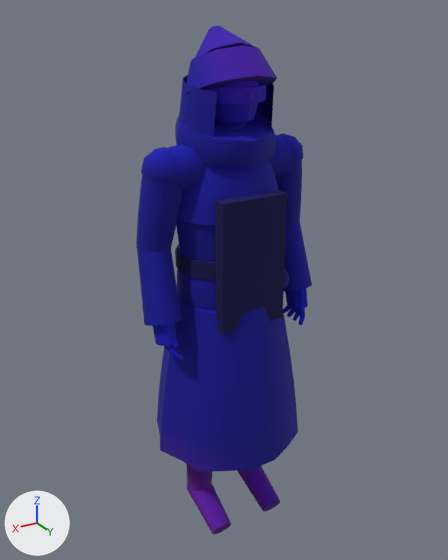
The glTF model assets/kit/skel_sister.glb, before and after one commit.
Before and after are seen from a 50 mm camera at (1.043, 1.721, 1.845) aimed at (-0.007, -0.029, 0.971). Lighting does not change. The marker at lower left points along +X, +Y and +Z. The first picture is the older version. Vertices at exactly the same position are counted once.

Objects in the first picture: 'sister'.
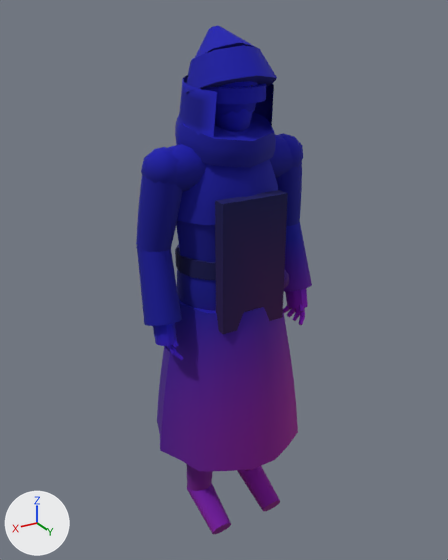
Changed parts and their boxes [x1, y1, x2, y2] in the pictures (448 x 560 px; the box of a moved part takes in the faces that stretch with it):
part 1 of me_sister, moved or reshaped
    before: [215, 81, 259, 127]
    after: [215, 81, 257, 131]
part 2 of me_sister, recoloured (blue to purple)
    both: [156, 26, 312, 534]

Diff of the bpy script that builds the scene:
```diff
--- a/assets/kit/skel_sister.glb.py
+++ b/assets/kit/skel_sister.glb.py
@@ me_sister @@
 # used by ob_sister; location = (0.0, 0.0, 0.0)
-me_sister.from_pydata(...)  # 2327 vertices, 4392 faces; spans x -0.33..0.33, y -0.26..0.26, z 0.0..1.81
+me_sister.from_pydata(...)  # 2351 vertices, 4440 faces; spans x -0.33..0.33, y -0.26..0.26, z 0.0..1.81
+# me_sister part 1
+# 53 vertices are removed from x -0.09..0.09, y -0.08..0.14, z 1.52..1.63
+# 112 faces are deleted
+# 5 vertices in x -0.06..0.08, y 0.02..0.07, z 1.51..1.56 move by (0.0, -0.01, 0.01)
+# 4 vertices in x -0.06..0.04, y -0.07..0.1, z 1.52..1.56 move by (0.0, 0.0, 0.01)
+# 15 vertices move from x -0.08..0.07, y -0.08..0.12, z 1.52..1.67 to x -0.08..0.07, y -0.08..0.12, z 1.5..1.67
+# 67 vertices are added at x -0.08..0.08, y -0.06..0.11, z 1.48..1.67
+# 5 new vertices lie (0.05, 0.0, -0.01) away from vertices in x -0.06..0.01, y -0.03..0.07, z 1.6..1.67
+# 5 new vertices lie (0.02, 0.04, 0.0) away from vertices in x -0.06..0.04, y -0.04..0.05, z 1.5..1.64
+# 80 new faces join them, mat_m_wax
+# 80 new faces join them, mat_m_iron
+# me_sister part 2: 2400 kept faces spanning x -0.33..0.31, y -0.26..0.26, z 0.0..1.81 get new vertex colours
 me_sister.materials.append(mat_m_habit)
```
